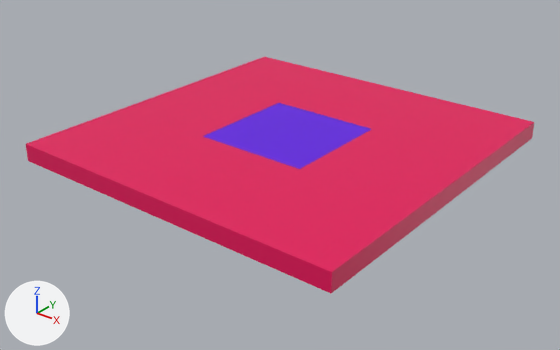
The Blender file assets-raw/blend/template/floor/basic.blend, before and after one commit.
One viewpoint serves both versions: a 50 mm lens placed at (1.721, -2.063, 0.855), pointed at (0.508, -0.546, -0.085). Lighting does not change. The marker at lower left points along +X, +Y and +Z.
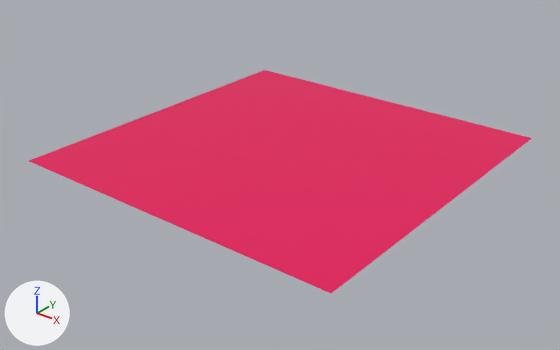
The newer file is also turned or shifted as a whole; pictures and numbers use the older file's frame.

Location of each change, (x1, y1, x2, y2) in pixels of the pictures (560 x 350 px):
```json
{"object": "mesh", "change": "reshaped", "before": [26, 57, 534, 293], "after": [29, 70, 532, 293]}
```

Scene script edits in JSON lines:
```json
{"block": "me_plane_001", "where": "# used by ob_mesh; location = (0.0, 0.0, 0.0)"}
{"op": "remove", "block": "me_plane_001", "code": "me_plane_001.from_pydata(...)  # 32 vertices, 30 faces; spans x 0.0..1.0, y -1.0..0.0, z -0.025..0.025"}
{"op": "remove", "block": "me_plane_001", "code": "me_plane_001.materials.append(mat_material_vcol0)  # purple #6300e7"}
{"op": "add", "block": "me_plane_001", "code": "me_plane_001.from_pydata(...)  # 4 vertices, 1 face; spans x 0.0..1.0, y -1.0..0.0, z -0.025"}
{"block": "me_plane_001", "change": "me_plane_001 part 1"}
{"block": "me_plane_001", "change": "28 vertices are removed from x 0.0..1.0, y -1.0..0.0, z -0.025..0.025"}
{"block": "me_plane_001", "change": "30 faces are deleted"}
{"block": "me_plane_001", "change": "1 new face joins them"}
```
